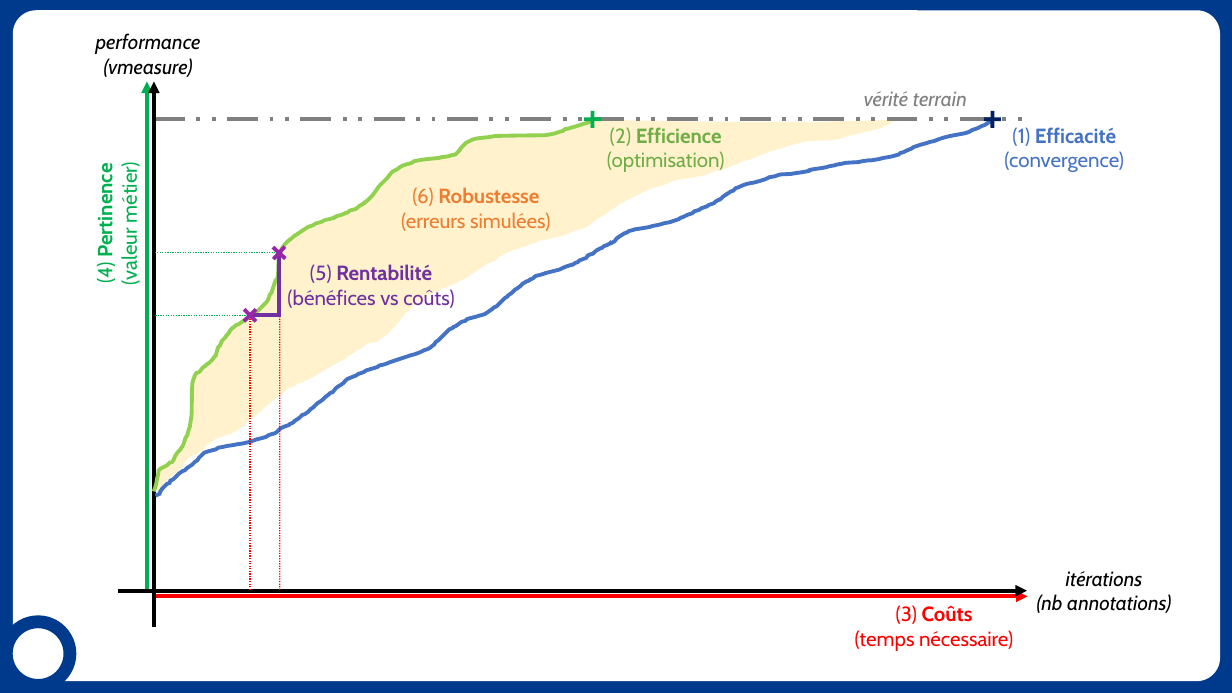
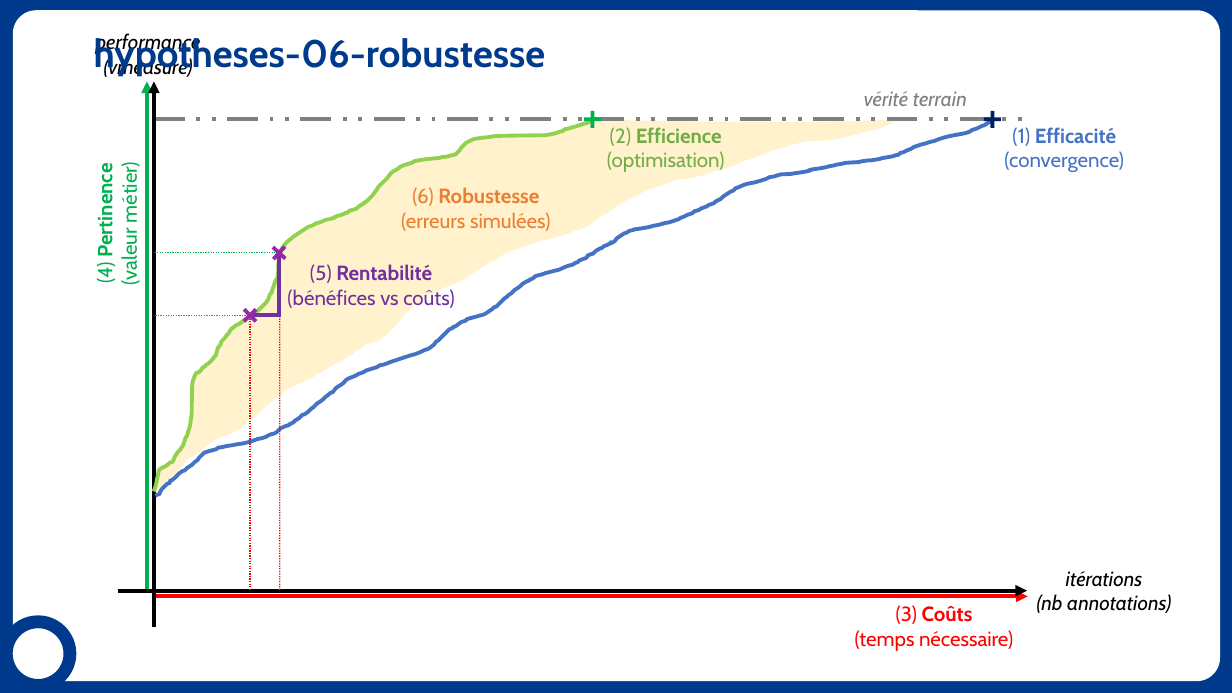
Before and after one commit to erwanschild/interactive-clustering-phd-report, a slide deck: slide 9 of draft/hypotheses.pptx. Drawn at 1232x693 pixels with LibreOffice and Linux fonts; fonts in the diff are those of the drawing; background and template pictures are left out. Boxes give left, top, right and bottom in pixels: in the first picture for what was removed or moved away, otherwise in the second. Text is boxed around its words. In the diff, an @@ line names an element or a change of style, - is before the commit and + after.

```diff
--- a/draft/hypotheses.pptx
+++ b/draft/hypotheses.pptx
@@ title added at <box>94,34,546,76</box>, 30 pt, text #003A8D, bold @@
+hypotheses-06-robustesse
```
Also in this commit, not shown: 7 other slides changed, 1 slide added, 13 other files.
